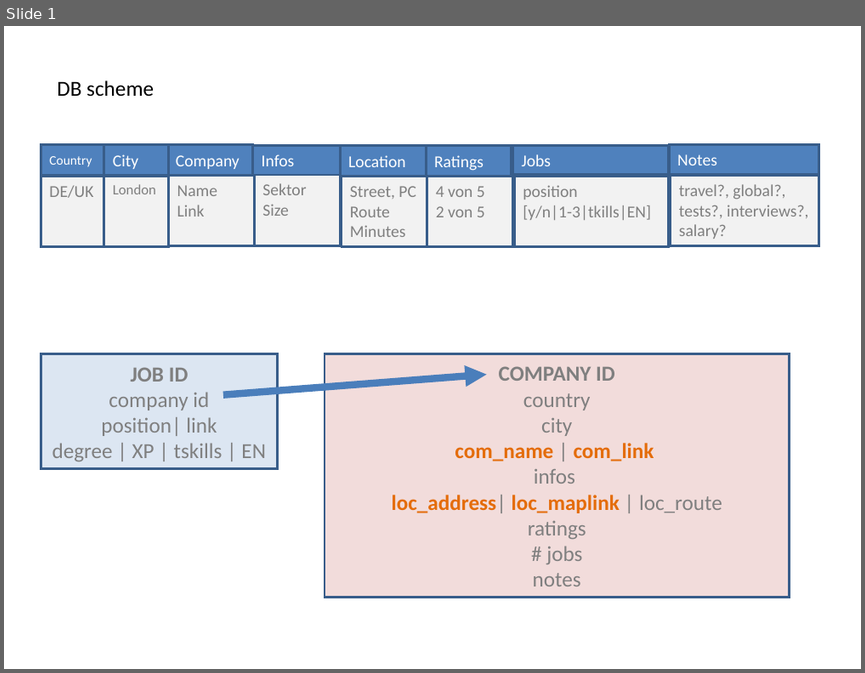
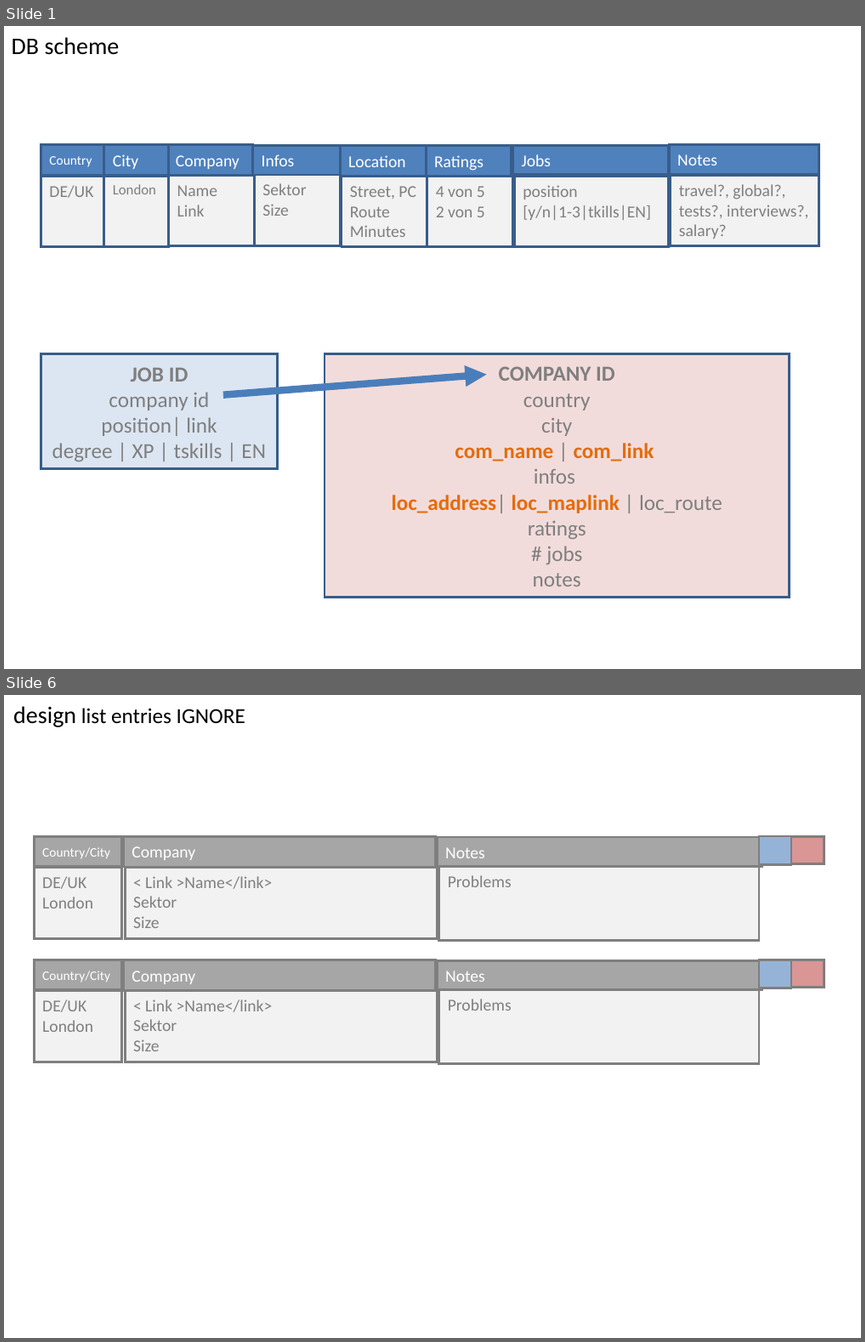
Before and after one commit to githubnorm/privat, a slide deck: docs/p1.ppt. Shown one above the other, each under a label of ours: slide 1 before the commit, slides 1 and 6 after it; the slides between them are not shown. The pictures are 865x673 and 865x1342 pixels, drawn with LibreOffice and Linux fonts; fonts in the diff are those of the drawing. Boxes give left, top, right and bottom in pixels: in the first picture for what was removed or moved away, otherwise in the second. Text is boxed around its words. In the diff, an @@ line names an element or a change of style, - is before the commit and + after.

```diff
--- a/docs/p1.ppt
+++ b/docs/p1.ppt
@@ slide 6 added at <box>4,695,861,1338</box>, background #FFFFFF @@
@@ text added at <box>13,706,245,727</box>, 18 pt, text #000000 @@
+design list entries IGNORE
@@ rectangle added at <box>34,836,121,867</box>, fill #A6A6A6, outline #7F7F7F 2.01 pt, 11 pt, text #FFFFFF @@
+Country/City
@@ rectangle added at <box>123,836,435,868</box>, fill #A6A6A6, outline #7F7F7F 2.01 pt, 14 pt, text #FFFFFF @@
+Company
@@ rectangle added at <box>437,837,762,867</box>, fill #A6A6A6, outline #7F7F7F 2.01 pt, 14 pt, text #FFFFFF @@
+Notes
@@ rectangle added at <box>759,836,791,865</box>, fill #95B3D7, outline #7F7F7F 2.01 pt @@
@@ rectangle added at <box>791,836,824,863</box>, fill #D99694, outline #7F7F7F 2.01 pt @@
@@ rectangle added at <box>34,868,121,938</box>, fill #F2F2F2, outline #7F7F7F 2.01 pt, 14 pt, text #7F7F7F @@
+DE/UK
+London
@@ rectangle added at <box>125,868,437,939</box>, fill #F2F2F2, outline #7F7F7F 2.01 pt, 14 pt, text #7F7F7F @@
+< Link >Name</link>
+Sektor
+Size
@@ rectangle added at <box>439,867,759,940</box>, fill #F2F2F2, outline #7F7F7F 2.01 pt, 14 pt, text #7F7F7F @@
+Problems
@@ rectangle added at <box>34,959,121,990</box>, fill #A6A6A6, outline #7F7F7F 2.01 pt, 11 pt, text #FFFFFF @@
+Country/City
@@ rectangle added at <box>123,959,435,991</box>, fill #A6A6A6, outline #7F7F7F 2.01 pt, 14 pt, text #FFFFFF @@
+Company
@@ rectangle added at <box>437,960,762,990</box>, fill #A6A6A6, outline #7F7F7F 2.01 pt, 14 pt, text #FFFFFF @@
+Notes
@@ rectangle added at <box>759,959,791,988</box>, fill #95B3D7, outline #7F7F7F 2.01 pt @@
@@ rectangle added at <box>791,959,824,987</box>, fill #D99694, outline #7F7F7F 2.01 pt @@
@@ rectangle added at <box>34,991,121,1061</box>, fill #F2F2F2, outline #7F7F7F 2.01 pt, 14 pt, text #7F7F7F @@
+DE/UK
+London
@@ rectangle added at <box>125,991,437,1062</box>, fill #F2F2F2, outline #7F7F7F 2.01 pt, 14 pt, text #7F7F7F @@
+< Link >Name</link>
+Sektor
+Size
@@ rectangle added at <box>439,990,759,1063</box>, fill #F2F2F2, outline #7F7F7F 2.01 pt, 14 pt, text #7F7F7F @@
+Problems
@@ slide 1 changed as well @@
@@ text "DB scheme": place and size @@
-text "DB scheme" at <box>57,80,154,97</box>
+text "DB scheme" at <box>12,37,120,55</box>
@@ text "DB scheme" at <box>12,37,120,55</box>: size 18 to 20 pt @@
```
Also in this commit, not shown: 1 other slide changed, 3 other slides added, 18 other files.
